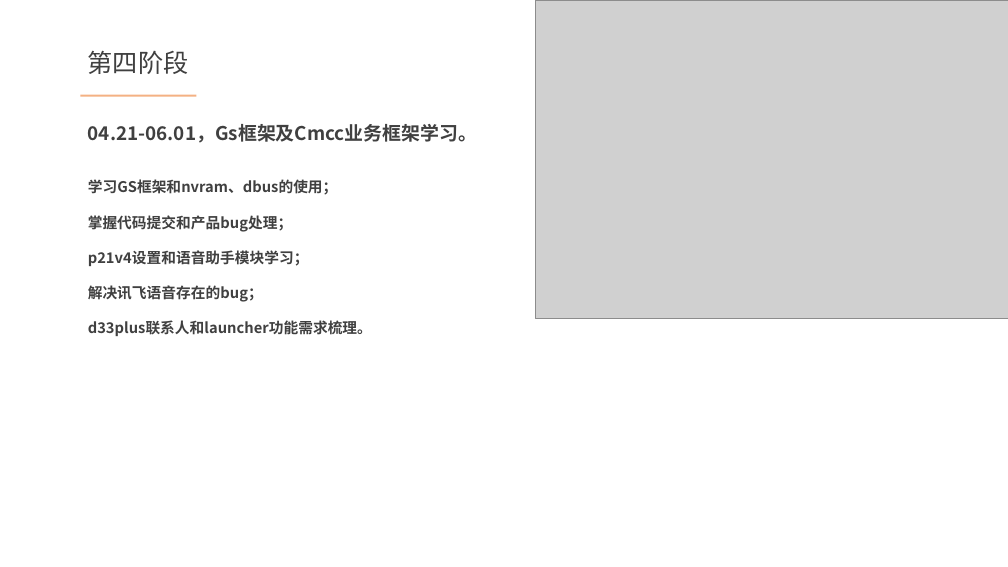
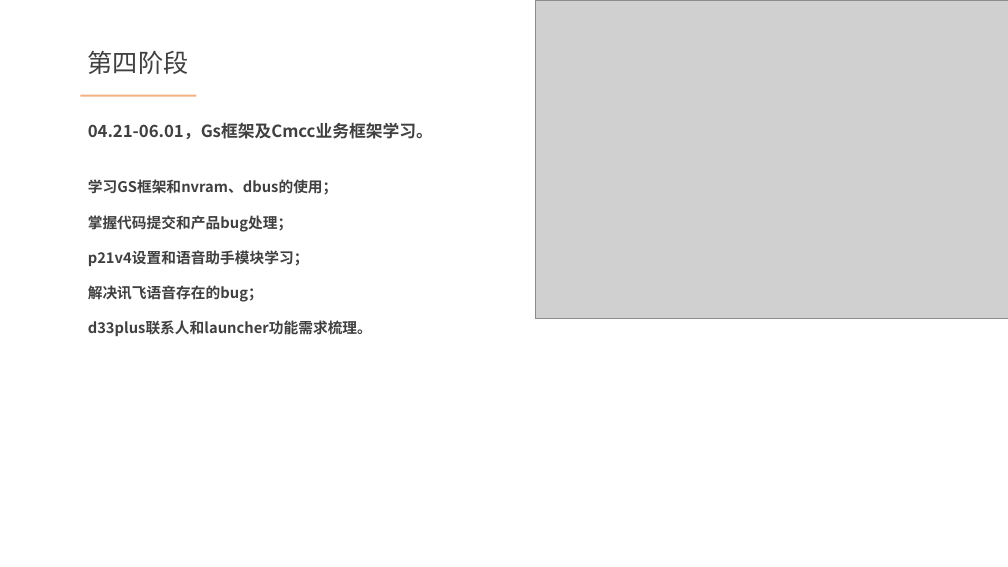
Before and after one commit to gs-wlzhou/FormalDefense, a slide deck: slide 10 of 转正答辩.pptx. Drawn at 1008x567 pixels with LibreOffice and Linux fonts; fonts in the diff are those of the drawing; grey boxes stand for pictures. Boxes give left, top, right and bottom in pixels: in the first picture for what was removed or moved away, otherwise in the second. Text is boxed around its words. In the diff, an @@ line names an element or a change of style, - is before the commit and + after.

Commit message:
GS框架学习部分添加

```diff
--- a/转正答辩.pptx
+++ b/转正答辩.pptx
@@ text "04.21-06.01，Gs框架及Cmcc业务框架学习。" at [88, 122, 433, 139]: size 18 to 16 pt @@
```
Also in this commit, not shown: 11 other slides changed, 1 slide added.
